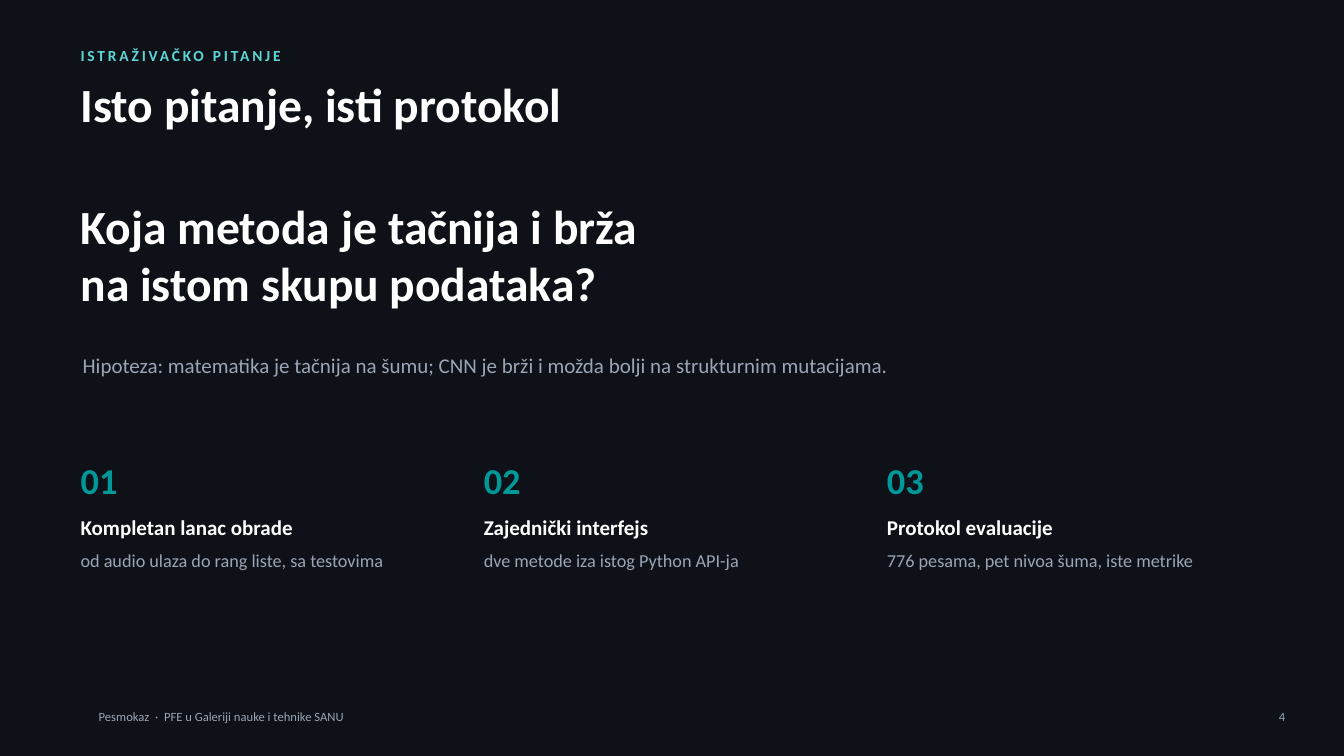
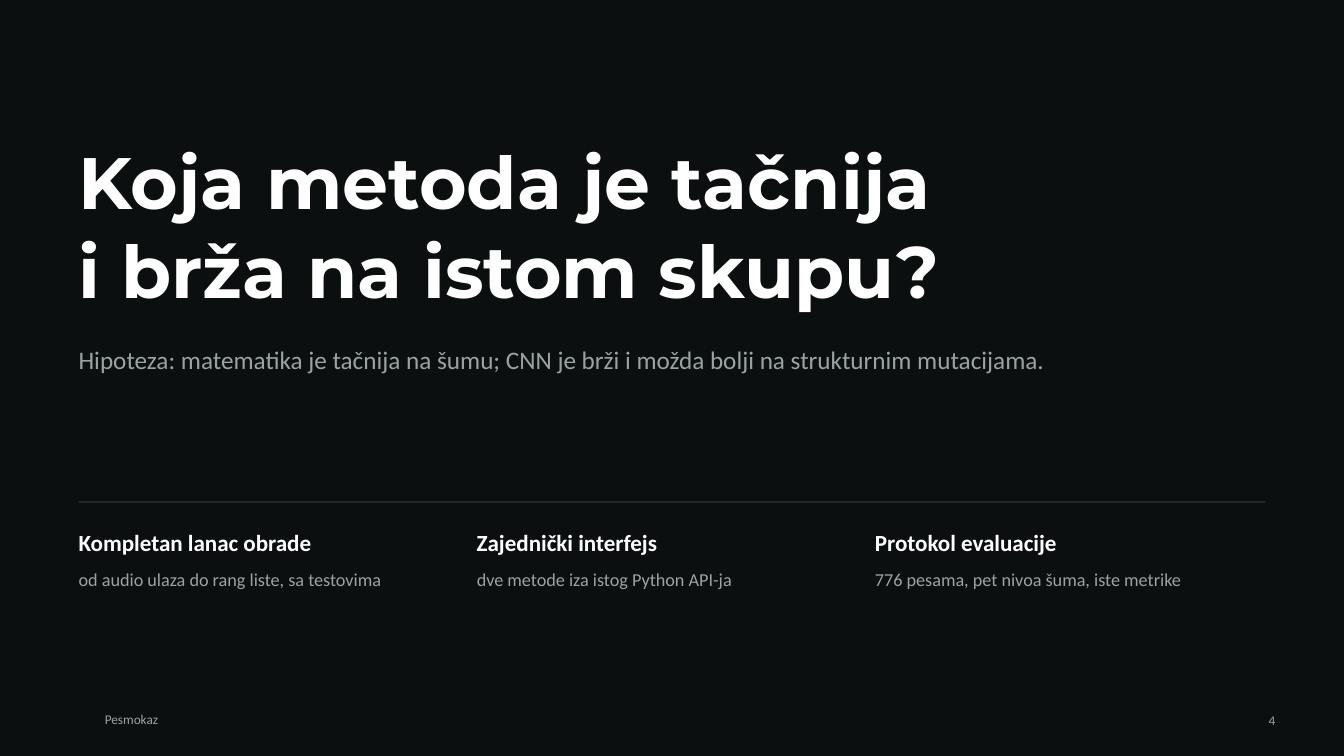
Before and after one commit to MaliBalavi/presentations, a slide deck: slide 4 of decks/pesmokaz/deck.pptx. Drawn at 1344x756 pixels with LibreOffice and Linux fonts; fonts in the diff are those of the drawing; background and template pictures are left out. Boxes give left, top, right and bottom in pixels: in the first picture for what was removed or moved away, otherwise in the second. Text is boxed around its words. In the diff, an @@ line names an element or a change of style, - is before the commit and + after.

```diff
--- a/decks/pesmokaz/deck.pptx
+++ b/decks/pesmokaz/deck.pptx
@@ background #0E1118 to #0C0F10 @@
@@ text removed at bbox=[81, 46, 988, 75] @@
-ISTRAŽIVAČKO PITANJE
@@ text removed at bbox=[81, 88, 562, 130] @@
-Isto pitanje, isti protokol
@@ text at bbox=[79, 151, 940, 312]: text changed; size 34 to 52 pt; font Calibri to Montserrat @@
-Koja metoda je tačnija i brža
-na istom skupu podataka?
+Koja metoda je tačnija
+i brža na istom skupu?
@@ text "Hipoteza: matematika je tačnija na ...": place and size @@
-text "Hipoteza: matematika je tačnija na ..." at bbox=[83, 358, 887, 377]
+text "Hipoteza: matematika je tačnija na ..." at bbox=[79, 351, 1044, 374]
@@ text "Hipoteza: matematika je tačnija na ..." at bbox=[79, 351, 1044, 374]: size 15 to 18 pt, text colour #9AA5B5 to #9AA3A3 @@
@@ text removed at bbox=[81, 470, 118, 494] @@
-01
@@ text removed at bbox=[484, 470, 521, 494] @@
-02
@@ text removed at bbox=[887, 470, 924, 494] @@
-03
@@ line added from (79, 502) to (1265, 502), #2C3838 1 pt @@
@@ text "Kompletan lanac obrade": place and size @@
-text "Kompletan lanac obrade" at bbox=[81, 520, 293, 539]
+text "Kompletan lanac obrade" at bbox=[79, 534, 311, 555]
@@ text "Zajednički interfejs": place and size @@
-text "Zajednički interfejs" at bbox=[484, 520, 648, 539]
+text "Zajednički interfejs" at bbox=[477, 534, 657, 555]
@@ size 15 to 16.5 pt in 3 elements at bbox=[477, 534, 657, 555], bbox=[79, 534, 311, 555], bbox=[875, 534, 1056, 555] @@
@@ text "Protokol evaluacije": place and size @@
-text "Protokol evaluacije" at bbox=[887, 520, 1053, 539]
+text "Protokol evaluacije" at bbox=[875, 534, 1056, 555]
@@ text "od audio ulaza do rang ...": place and size @@
-text "od audio ulaza do rang ..." at bbox=[81, 554, 383, 570]
+text "od audio ulaza do rang ..." at bbox=[79, 573, 381, 589]
@@ text "dve metode iza istog Python ...": place and size @@
-text "dve metode iza istog Python ..." at bbox=[484, 554, 739, 570]
+text "dve metode iza istog Python ..." at bbox=[477, 573, 732, 589]
@@ text colour #9AA5B5 to #9AA3A3 in 3 elements at bbox=[79, 573, 381, 589], bbox=[477, 573, 732, 589], bbox=[875, 573, 1181, 589] @@
@@ text "776 pesama, pet nivoa šuma, ...": place and size @@
-text "776 pesama, pet nivoa šuma, ..." at bbox=[887, 554, 1193, 570]
+text "776 pesama, pet nivoa šuma, ..." at bbox=[875, 573, 1181, 589]
@@ text removed at bbox=[99, 712, 343, 723] @@
-Pesmokaz · PFE u Galeriji nauke i tehnike SANU
@@ text added at bbox=[105, 715, 158, 724], 9.5 pt, text #9AA3A3 @@
+Pesmokaz
@@ page number at bbox=[1269, 716, 1276, 725]: size 9 to 9.5 pt, text colour #9AA5B5 to #9AA3A3 @@
```
Also in this commit, not shown: 15 other slides changed, 2 slides removed, 8 other files.
